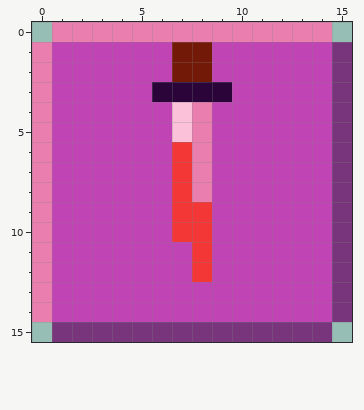
Two states of a pixel-art file, Assets/Sprites/Aseprite/VampiricStrike.aseprite. Above: the version before the commit.
16x16 pixels, 1 frame.
After:
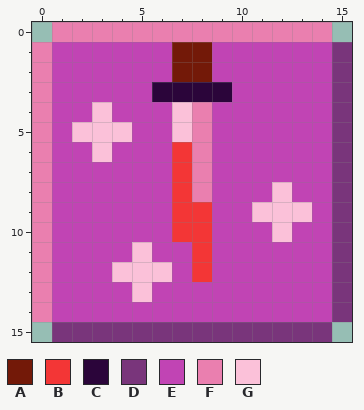
Palette (. is transparent): A #731908  B #f33636  C #2b053a  D #79357b  E #c144b4  F #ea7faf  G #fbc1d9
Edits made:
@@ x 0..15 @@
  3 FEEEEECCCCEEEEED
- 4 FEEEEEEGFEEEEEED
- 5 FEEEEEEGFEEEEEED
- 6 FEEEEEEBFEEEEEED
+ 4 FEEGEEEGFEEEEEED
+ 5 FEGGGEEGFEEEEEED
+ 6 FEEGEEEBFEEEEEED
  7 FEEEEEEBFEEEEEED
- 8 FEEEEEEBFEEEEEED
- 9 FEEEEEEBBEEEEEED
-10 FEEEEEEBBEEEEEED
-11 FEEEEEEEBEEEEEED
-12 FEEEEEEEBEEEEEED
-13 FEEEEEEEEEEEEEED
+ 8 FEEEEEEBFEEEGEED
+ 9 FEEEEEEBBEEGGGED
+10 FEEEEEEBBEEEGEED
+11 FEEEEGEEBEEEEEED
+12 FEEEGGGEBEEEEEED
+13 FEEEEGEEEEEEEEED
 14 FEEEEEEEEEEEEEED
Where, in picture pixels (left, top, right, bottom), the same in both pictures:
changed: (72, 102, 312, 302)
